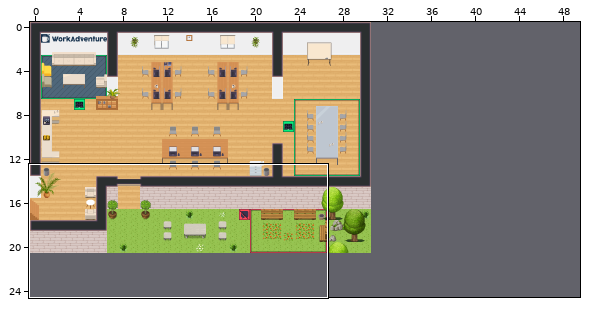
An edit to a level. Tiled map (JSON), map.tmj. Above, an overview of the earlier version with the close-up marked.
Close-up. Old version:
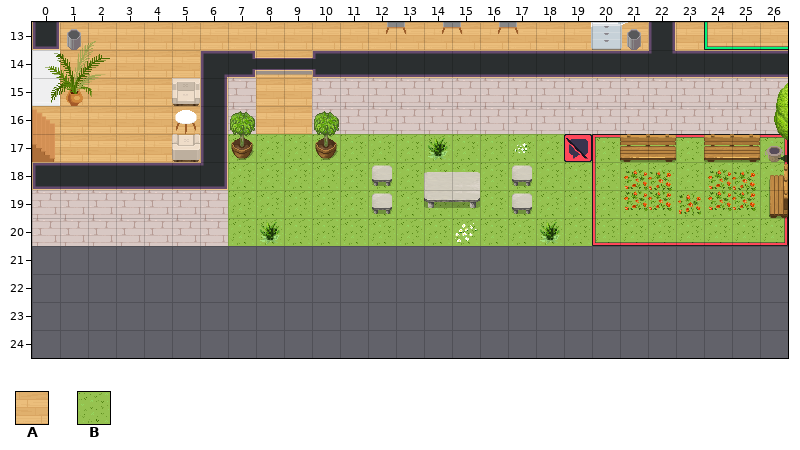
Cells are 32x32 px. Shown: x 0..26, y 13..24. The commit also changed other parts of the map, which this record leaves out. The old version is drawn lined up with the new one.
Key: from "Chunk 1": A 2, B 4.
_ is an empty cell, # one hidden under a higher layer.
Layers that did not change in this view are not listed.
Layer "floor/floor1" before, first column x 0:
13 #AAAAAAAAAAAAAAAAAAA#A#AAAA
14 #AAAAA##AA#################
15 #AAAAA##AA#################
16 AAAAAA##AA#################
17 AAAAAA#BBBBBBBBBBBBBBBBBBBB
18 #######BBBBBBBBBBBBBBBBBBBB
19 #######BBBBBBBBBBBBBBBBBBBB
20 #######BBBBBBBBBBBBBBBBBBBB
21 ___________________________
22 ___________________________
23 ___________________________
24 ___________________________
The same view after the edit:
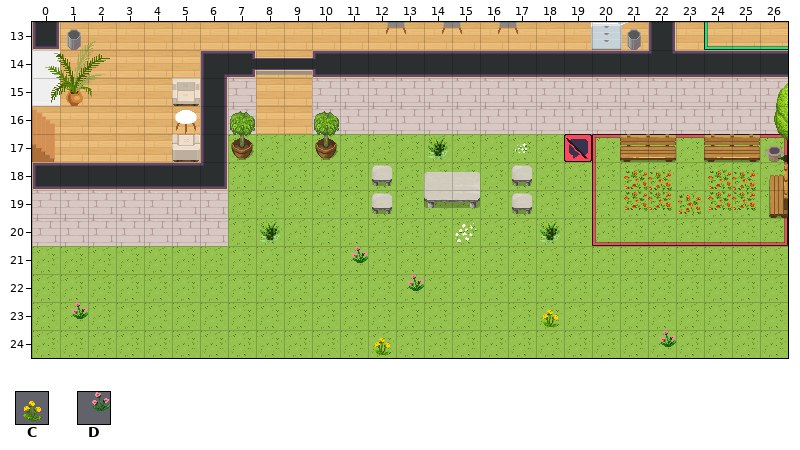
Further tiles: from "Chunk 1": C 205; from "Chunk 2": D 9.
What changed:
map size 31x21 -> 50x25 cells
Layer "floor/floor1":
y 21..24: x 0..26 ___________________________ -> BBBBBBBBBBBBBBBBBBBBBBBBBBB
Layer "above/above2":
y 21: x 11 _ -> D
y 22: x 13 _ -> D
y 23: x 1 _ -> D; x 18 _ -> C
y 24: x 12 _ -> C; x 22 _ -> D
